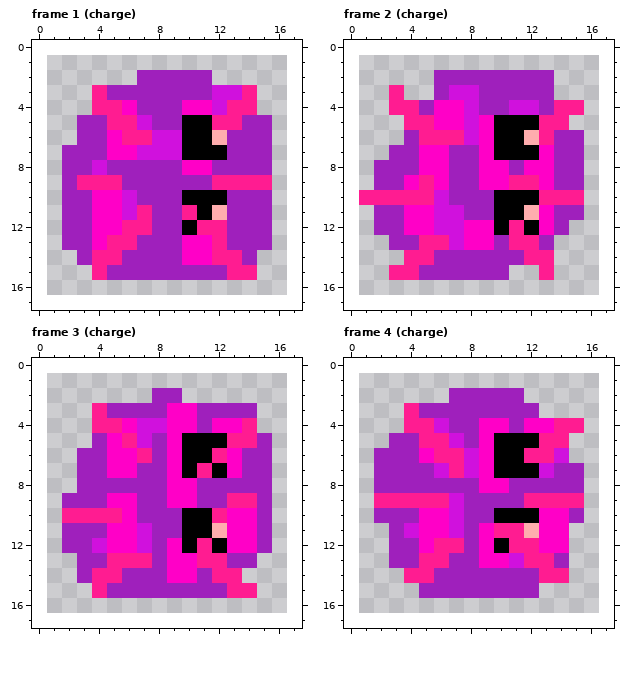
A pixel-art file gets an edit: assets/enemies/suicido/pinkball.aseprite. Above is the file before it was changed.
16x16 pixels, 15 frames. Shown: frame 1 (charge), frame 2 (charge), frame 3 (charge), frame 4 (charge). The old version is drawn lined up with the new one, on the new canvas. The commit also changed other frames, which this record leaves out.
New version:
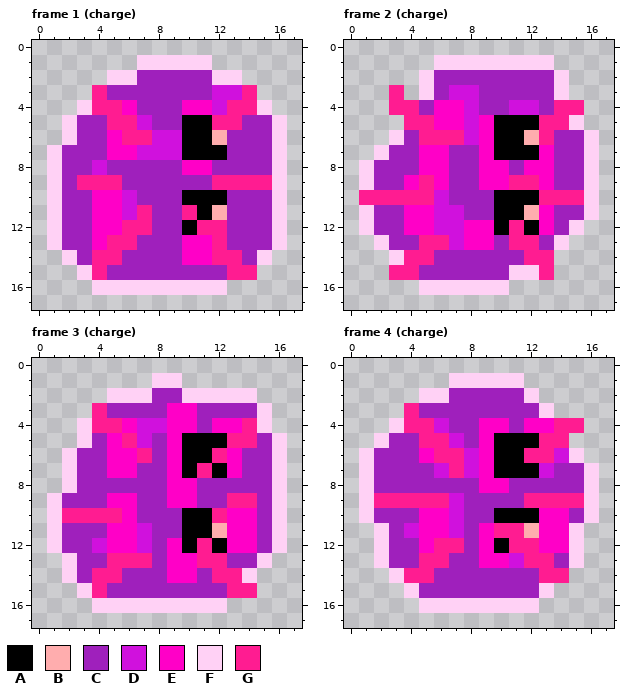
Palette (. is transparent): A #000000  B #ffadae  C #9f20bc  D #d011dd  E #ff00c7  F #ffd1f5  G #ff1c91
The exact change:
canvas 16x16 -> 18x18, the old top-left corner now at 1,1
Changed rows in their new state; - is an unchanged pixel.
Frame 1 (charge):
first column x 1:
 1 ------FFFFF-----
 2 ----FF-----FF---
 4 --F-----------F-
 5 -F-------------F
 6 -F-------------F
 7 F--------------F
 8 F--------------F
 9 F--------------F
10 F--------------F
11 F--------------F
12 F--------------F
13 F--------------F
14 -F------------F-
15 --F-------------
16 ---FFFFFFFFF----
Frame 2 (charge):
first column x 1:
 1 -----FFFFFFFF---
 2 ----F--------F--
 3 ----F--------F--
 5 --------------F-
 6 --F------------F
 7 -F-------------F
 8 F--------------F
 9 F--------------F
10 ---------------F
11 F--------------F
12 F-------------F-
13 -F-----------F--
14 --F-------------
15 ----------FF----
16 ----FFFFFF------
Frame 3 (charge):
first column x 1:
 1 -------FF-------
 2 ----FFF--FFFFF--
 3 --------------F-
 4 --F-----------F-
 5 --F------------F
 6 -F-------------F
 7 -F-------------F
 8 -F-------------F
 9 F--------------F
10 F--------------F
11 F--------------F
12 F--------------F
13 -F------------F-
14 -F-----------F--
15 --F-------------
16 ---FFFFFFFFF----
Frame 4 (charge):
first column x 1:
 1 ------FFFFF-----
 2 ----FF-----F----
 3 ------------F---
 4 --F-------------
 5 -F--------------
 6 F-------------F-
 7 F--------------F
 8 F--------------F
 9 F--------------F
10 F--------------F
11 -F------------F-
12 -F------------F-
13 -F------------F-
14 --F-------------
15 ---F--------F---
16 ----FFFFFFFF----
Pixel boxes of the changes (left, top, right, bottom) in both pictures:
added: (47, 55, 287, 295)
added: (359, 55, 599, 295)
added: (47, 373, 287, 613)
added: (359, 373, 599, 613)
